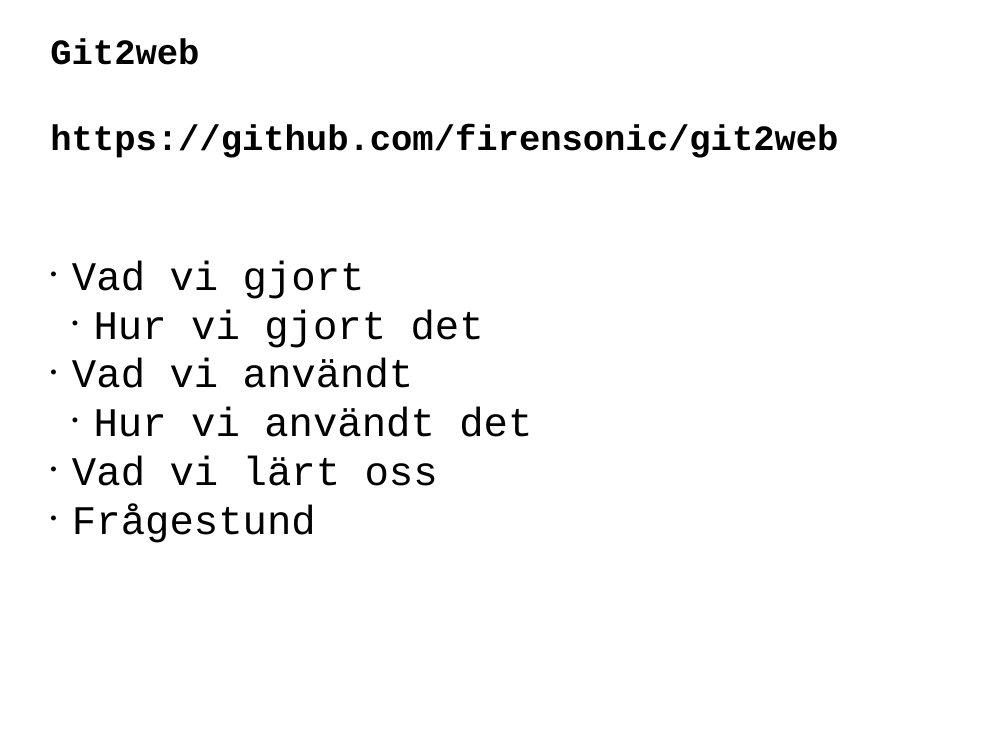
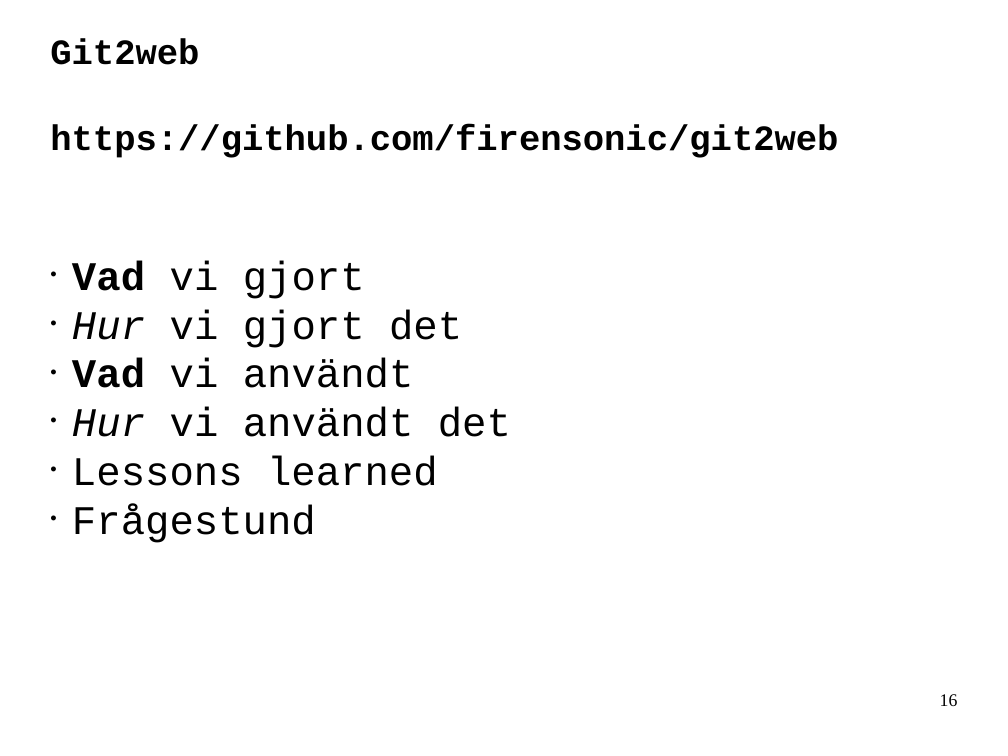
Before and after one commit to erlaan/git2web, a slide deck: slide 16 of log/presentation.odp (slide 1 before the commit). Drawn at 1008x756 pixels with LibreOffice and Linux fonts; fonts in the diff are those of the drawing. Boxes give left, top, right and bottom in pixels: in the first picture for what was removed or moved away, otherwise in the second. Text is boxed around its words. In the diff, an @@ line names an element or a change of style, - is before the commit and + after.

```diff
--- a/log/presentation.odp
+++ b/log/presentation.odp
@@ subtitle at (x1=72, y1=261, x2=511, y2=437): bold on in "Vad", "Vad"; italic on in "Hur", "Hur"; list level 2 to 1 in "Hur vi gjort det"; list level 2 to 1 in "Hur vi användt det" @@
@@ subtitle at (x1=72, y1=456, x2=438, y2=486): text changed @@
-• Vad vi lärt oss
+• Lessons learned
@@ page number added at (x1=940, y1=694, x2=958, y2=706), 14 pt, text #000000 @@
+16
```
Also in this commit, not shown: 15 other slides changed, 1 slide added.
